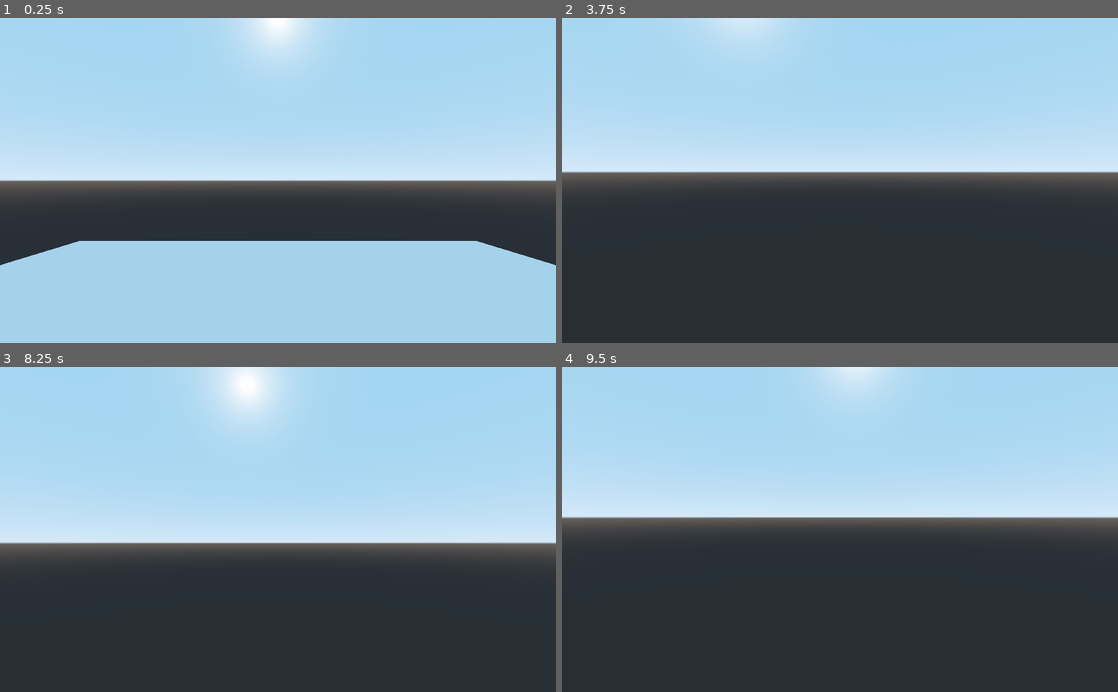
Above: before the commit, frames 1-4 (two rows, left to right).
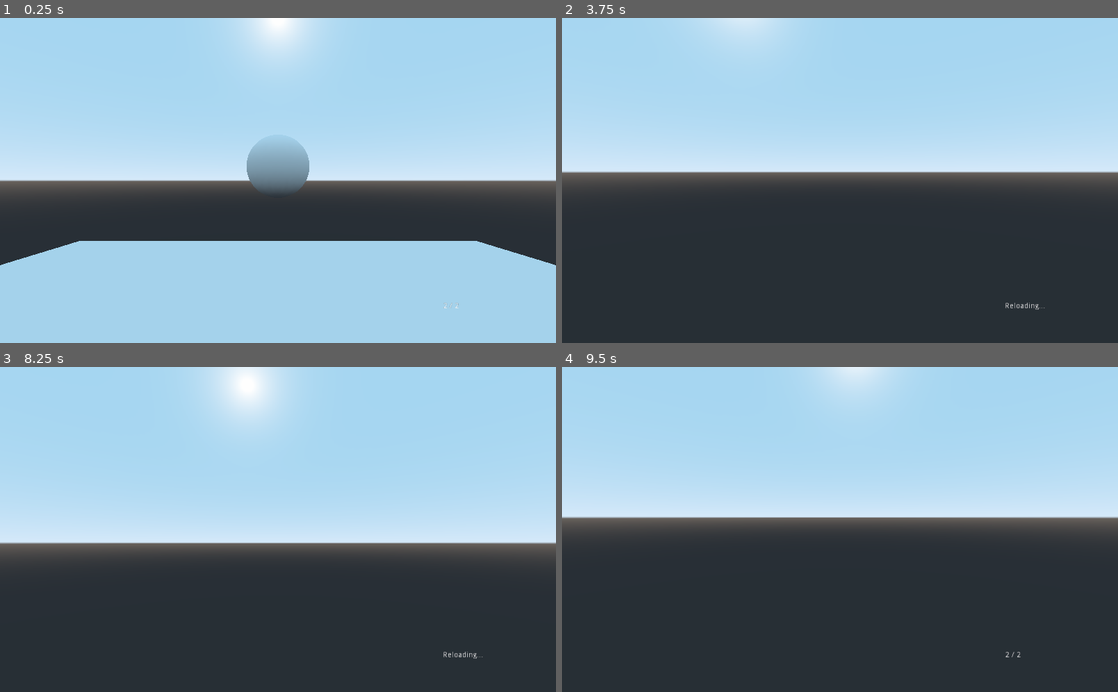
Above: after the commit, the same moments.

Repository: codewithtom/godot-fps
Game: Godot game, scene res://Scenes/World.tscn
Two runs of this game, one before a commit and one after it. Both use one fixed random seed, a clock stepped at 60 frames per second and the inputs below.
Inputs (mouse positions are in pixels of both pictures, inside the frame that each line leads up to):
- Up to frame 1 (0.25 s): no input
- Up to frame 2 (3.75 s): move the mouse to (867, 180) at 0.52 s; hold W (move_forward) from 0.53 s (still down); click (867, 180) at 0.6 s; tap Space (jump) at 0.77, 1.52, 3.02, 3.5 s; move the mouse to (812, 180) at 1.27 s; click (812, 180) at 1.35 s; move the mouse to (851, 174) at 2.02 s; click (851, 174) at 2.1 s; tap Enter at 2.75 s; move the mouse to (834, 187) at 2.77 s; click (834, 187) at 2.85 s; move the mouse to (878, 183) at 3.52 s; click (878, 183) at 3.6 s
- Up to frame 3 (8.25 s): tap Space (jump) at 3.77, 4.52, 5, 6.02, 6.5, 6.77, 7.52 s; tap R (reload, bound only after the commit) at 4.15 s; tap Enter at 4.25, 5.75 s; move the mouse to (233, 526) at 4.27 s; click (233, 526) at 4.35 s; move the mouse to (283, 529) at 5.02 s; click (283, 529) at 5.1 s; move the mouse to (255, 523) at 5.77 s; release W (move_forward) at 5.78 s; hold D (move_right) 5.78-6.53 s; click (255, 523) at 5.85 s; move the mouse to (305, 529) at 6.52 s; hold W (move_forward) from 6.53 s (still down); click (305, 529) at 6.6 s; move the mouse to (250, 529) at 7.27 s; click (250, 529) at 7.35 s; move the mouse to (289, 523) at 8.02 s; click (289, 523) at 8.1 s
- Up to frame 4 (9.5 s): move the mouse to (834, 536) at 8.77 s; release W (move_forward) at 8.78 s; hold A (move_left) from 8.78 s (still down); click (834, 536) at 8.85 s; tap Space (jump) at 9.02 s

The runs differ from the first frame. In frame 1, 1.5% of the frame differs, in the area x 44-83%, y 38-90%; in frame 2, less than 0.1%; in frame 3, less than 0.1%; in frame 4, less than 0.1%.

Commit message:
Lesson 2

Diff:
--- a/Player/Player.tscn
+++ b/Player/Player.tscn
@@ -1,6 +1,7 @@
-[gd_scene load_steps=4 format=2]
+[gd_scene load_steps=5 format=2]
 
 [ext_resource path="res://Player/Player.gd" type="Script" id=1]
+[ext_resource path="res://Player/Shotgun.gd" type="Script" id=2]
 
 [sub_resource type="CapsuleShape" id=1]
 radius = 0.75
@@ -18,6 +19,10 @@
 
 [node name="Camera" type="Camera" parent="Head"]
 
+[node name="RayCast" type="RayCast" parent="Head/Camera"]
+enabled = true
+cast_to = Vector3( 0, 0, -100 )
+
 [node name="CollisionShape" type="CollisionShape" parent="."]
 transform = Transform( 1, 0, 0, 0, -4.37114e-008, -1, 0, 1, -4.37114e-008, 0, 0, 0 )
 shape = SubResource( 1 )
@@ -26,3 +31,8 @@
 transform = Transform( 1, 0, 0, 0, -4.37114e-008, -1, 0, 1, -4.37114e-008, 0, 0, 0 )
 mesh = SubResource( 2 )
 material/0 = null
+
+[node name="Weapon" type="Node" parent="."]
+script = ExtResource( 2 )
+fire_rate = 1.0
+clip_size = 2
--- /dev/null
+++ b/Player/Shotgun.gd
@@ -0,0 +1,6 @@
+extends Weapon
+
+export var fire_range = 10
+
+func _ready():
+	raycast.cast_to = Vector3(0, 0, -fire_range)
--- /dev/null
+++ b/Player/Weapon.gd
@@ -0,0 +1,55 @@
+extends Node
+
+class_name Weapon
+
+export var fire_rate = 0.5
+export var clip_size = 5
+export var reload_rate = 1
+
+onready var ammo_label = $"/root/World/UI/Label"
+onready var raycast = $"../Head/Camera/RayCast"
+var current_ammo = 0
+var can_fire = true
+var reloading = false
+
+func _ready():
+	current_ammo = clip_size
+
+func _process(delta):
+	if reloading:
+		ammo_label.set_text("Reloading...")
+	else:
+		ammo_label.set_text("%d / %d" % [current_ammo, clip_size])
+
+	if Input.is_action_just_pressed("primary_fire") and can_fire:
+		if current_ammo > 0 and not reloading:
+			fire()
+		elif not reloading:
+			reload()
+
+	if Input.is_action_just_pressed("reload") and not reloading:
+		reload()
+
+func check_collision():
+	if raycast.is_colliding():
+		var collider = raycast.get_collider()
+		if collider.is_in_group("Enemies"):
+			collider.queue_free()
+			print("Killed " + collider.name)
+
+func fire():
+	print("Fired weapon")
+	can_fire = false
+	current_ammo -= 1
+	check_collision()
+	yield(get_tree().create_timer(fire_rate), "timeout")
+
+	can_fire = true
+
+func reload():
+	print("Reloading")
+	reloading = true
+	yield(get_tree().create_timer(reload_rate), "timeout")
+	current_ammo = clip_size
+	reloading = false
+	print("Reload complete")
--- a/Scenes/World.tscn
+++ b/Scenes/World.tscn
@@ -1,11 +1,15 @@
-[gd_scene load_steps=4 format=2]
+[gd_scene load_steps=6 format=2]
 
 [ext_resource path="res://Player/Player.tscn" type="PackedScene" id=1]
 
-[sub_resource type="CubeMesh" id=3]
+[sub_resource type="CubeMesh" id=1]
 
-[sub_resource type="ConvexPolygonShape" id=4]
+[sub_resource type="ConvexPolygonShape" id=2]
 points = PoolVector3Array( -1, 1, 1, 1, 1, -1, 1, 1, 1, -1, 1, -1, -1, -1, 1, 1, -1, -1, 1, -1, 1, -1, -1, -1, 1, 1, 1, -1, 1, -1, 1, 1, -1, -1, 1, 1, 1, -1, 1, -1, -1, -1, 1, -1, -1, -1, -1, 1, 1, 1, 1, -1, -1, 1, -1, 1, 1, 1, -1, 1, 1, 1, -1, -1, -1, -1, -1, 1, -1, 1, -1, -1 )
+
+[sub_resource type="SphereMesh" id=3]
+
+[sub_resource type="SphereShape" id=4]
 
 [node name="World" type="Spatial"]
 
@@ -14,10 +18,63 @@
 [node name="Ground" type="MeshInstance" parent="."]
 editor/display_folded = true
 transform = Transform( 15.0738, 0, 0, 0, 1, 0, 0, 0, 17.739, 0, -6.04547, 0 )
-mesh = SubResource( 3 )
+mesh = SubResource( 1 )
 material/0 = null
 
 [node name="StaticBody" type="StaticBody" parent="Ground"]
 
 [node name="CollisionShape" type="CollisionShape" parent="Ground/StaticBody"]
+shape = SubResource( 2 )
+
+[node name="Enemy" type="StaticBody" parent="." groups=[
+"Enemies",
+]]
+editor/display_folded = true
+transform = Transform( 1, 0, 0, 0, 1, 0, 0, 0, 1, 0, 0, -7.42377 )
+
+[node name="MeshInstance" type="MeshInstance" parent="Enemy"]
+mesh = SubResource( 3 )
+material/0 = null
+
+[node name="CollisionShape" type="CollisionShape" parent="Enemy"]
 shape = SubResource( 4 )
+
+[node name="Enemy2" type="StaticBody" parent="." groups=[
+"Enemies",
+]]
+editor/display_folded = true
+transform = Transform( 1, 0, 0, 0, 1, 0, 0, 0, 1, 0, 0, 10.186 )
+
+[node name="MeshInstance" type="MeshInstance" parent="Enemy2"]
+mesh = SubResource( 3 )
+material/0 = null
+
+[node name="CollisionShape" type="CollisionShape" parent="Enemy2"]
+shape = SubResource( 4 )
+
+[node name="Enemy3" type="StaticBody" parent="." groups=[
+"Enemies",
+]]
+editor/display_folded = true
+transform = Transform( 1, 0, 0, 0, 1, 0, 0, 0, 1, -10.0649, 0, 4.58648 )
+
+[node name="MeshInstance" type="MeshInstance" parent="Enemy3"]
+mesh = SubResource( 3 )
+material/0 = null
+
+[node name="CollisionShape" type="CollisionShape" parent="Enemy3"]
+shape = SubResource( 4 )
+
+[node name="UI" type="Control" parent="."]
+anchor_right = 1.0
+anchor_bottom = 1.0
+
+[node name="Label" type="Label" parent="UI"]
+anchor_left = 1.0
+anchor_top = 1.0
+anchor_right = 1.0
+anchor_bottom = 1.0
+margin_left = -208.0
+margin_top = -75.0
+text = "Ammo
+2/2"
--- a/project.godot
+++ b/project.godot
@@ -8,9 +8,14 @@
 
 config_version=4
 
-_global_script_classes=[  ]
+_global_script_classes=[ {
+"base": "Node",
+"class": "Weapon",
+"language": "GDScript",
+"path": "res://Player/Weapon.gd"
+} ]
 _global_script_class_icons={
-
+"Weapon": ""
 }
 
 [application]
@@ -46,6 +51,16 @@
 "events": [ Object(InputEventKey,"resource_local_to_scene":false,"resource_name":"","device":0,"alt":false,"shift":false,"control":false,"meta":false,"command":false,"pressed":false,"scancode":32,"unicode":0,"echo":false,"script":null)
  ]
 }
+primary_fire={
+"deadzone": 0.5,
+"events": [ Object(InputEventMouseButton,"resource_local_to_scene":false,"resource_name":"","device":0,"alt":false,"shift":false,"control":false,"meta":false,"command":false,"button_mask":0,"position":Vector2( 0, 0 ),"global_position":Vector2( 0, 0 ),"factor":1.0,"button_index":1,"pressed":false,"doubleclick":false,"script":null)
+ ]
+}
+reload={
+"deadzone": 0.5,
+"events": [ Object(InputEventKey,"resource_local_to_scene":false,"resource_name":"","device":0,"alt":false,"shift":false,"control":false,"meta":false,"command":false,"pressed":false,"scancode":82,"unicode":0,"echo":false,"script":null)
+ ]
+}
 
 [rendering]
 
